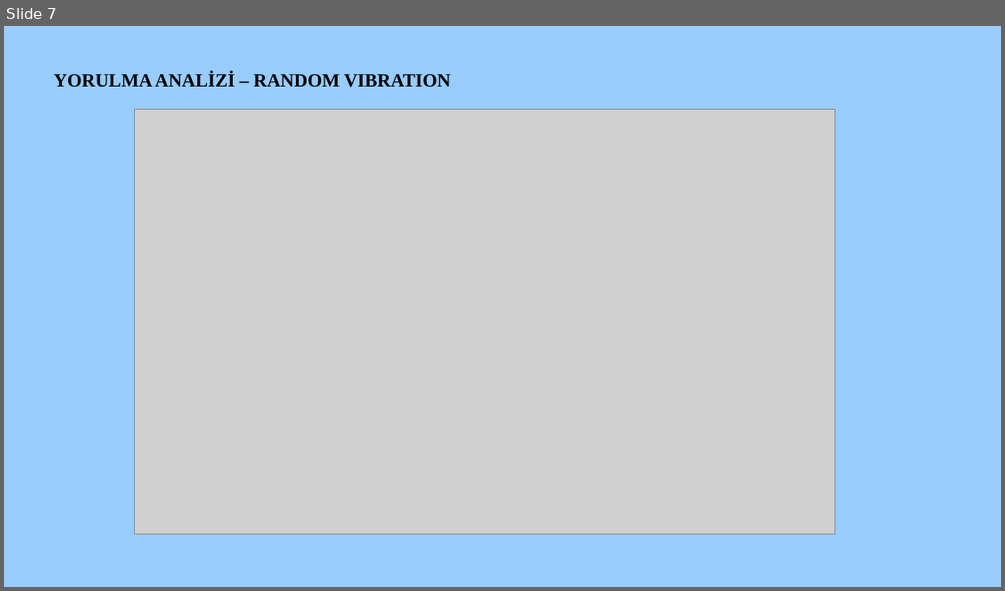
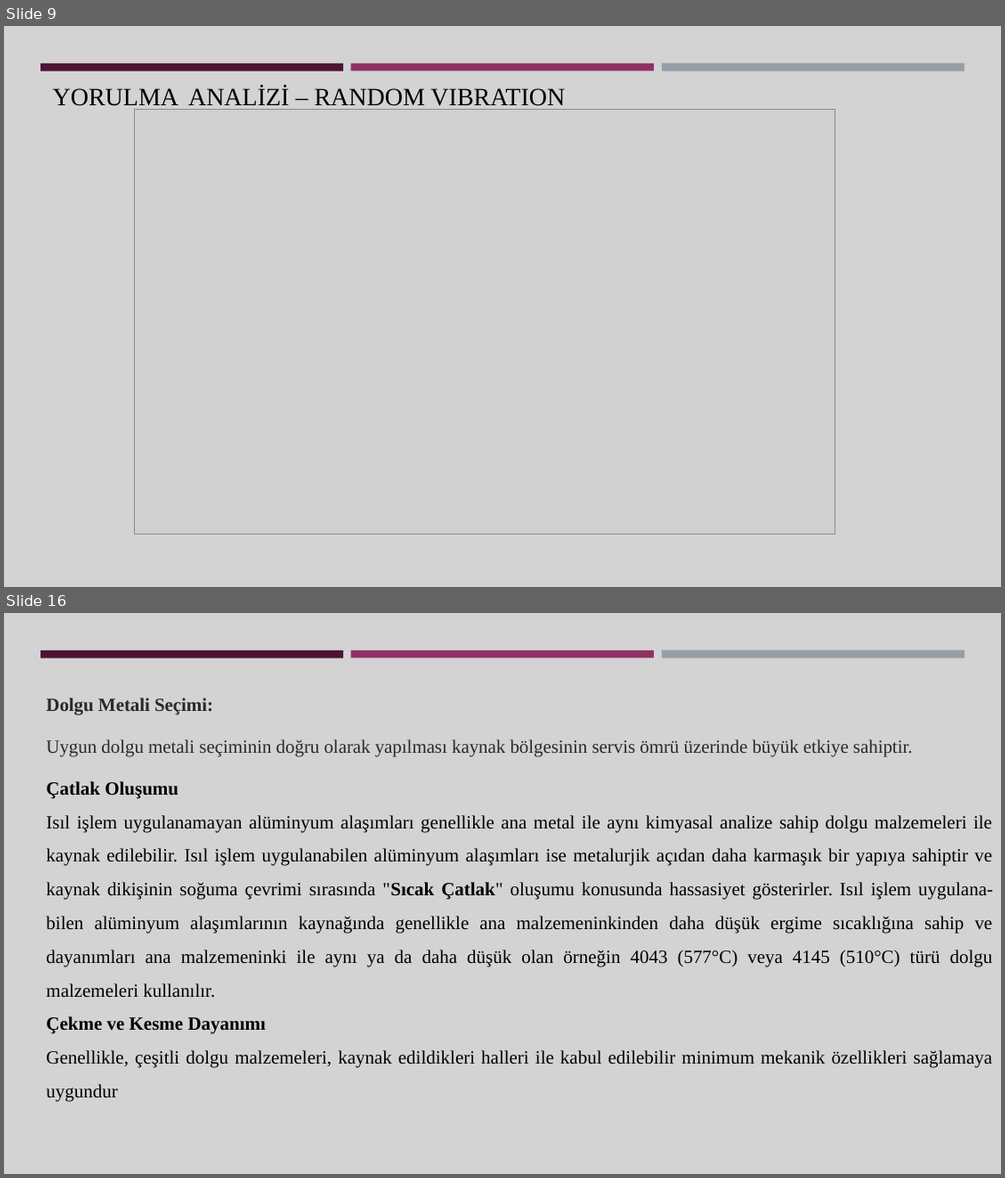
Before and after one commit to Gamze1304/black, a slide deck: Gamze Saçmaözü aselsan sunum.pptx. Shown one above the other, each under a label of ours: slide 7 before the commit, slides 9 and 16 after it; the slides between them are not shown. The pictures are 1005x591 and 1005x1178 pixels, drawn with LibreOffice and Linux fonts; fonts in the diff are those of the drawing; grey boxes stand for pictures. Boxes give left, top, right and bottom in pixels: in the first picture for what was removed or moved away, otherwise in the second. Text is boxed around its words. In the diff, an @@ line names an element or a change of style, - is before the commit and + after.

```diff
--- a/Gamze Saçmaözü aselsan sunum.pptx
+++ b/Gamze Saçmaözü aselsan sunum.pptx
@@ slide 16 added at (x1=4, y1=613, x2=1001, y2=1174), background #D3D3D3; not listed: 3 template elements that a slide beside it also shows @@
@@ text added at (x1=46, y1=698, x2=993, y2=1102), 18 pt, text #000000 @@
+Dolgu Metali Seçimi:
+Uygun dolgu metali seçiminin doğru olarak yapılması kaynak bölgesinin servis ömrü üzerinde büyük etkiye sahiptir.
+Çatlak Oluşumu
+Isıl işlem uygulanamayan alüminyum alaşımları genellikle ana metal ile aynı kimyasal analize sahip dolgu malzemeleri ile kaynak edilebilir. Isıl işlem uygulanabilen alüminyum alaşımları ise metalurjik açıdan daha karmaşık bir yapıya sahiptir ve kaynak dikişinin soğuma çevrimi sırasında "Sıcak Çatlak" oluşumu konusunda hassasiyet gösterirler. Isıl işlem uygulana- bilen alüminyum alaşımlarının kaynağında genellikle ana malzemeninkinden daha düşük ergime sıcaklığına sahip ve dayanımları ana malzemeninki ile aynı ya da daha düşük olan örneğin 4043 (577°C) veya 4145 (510°C) türü dolgu malzemeleri kullanılır.
+Çekme ve Kesme Dayanımı
+Genellikle, çeşitli dolgu malzemeleri, kaynak edildikleri halleri ile kabul edilebilir minimum mekanik özellikleri sağlamaya uygundur
@@ what was slide 7 is now slide 9 @@
@@ slide 9 changed as well @@
@@ background #99CCFF to #D3D3D3 @@
@@ rectangle added at (x1=40, y1=63, x2=343, y2=70), fill #4D1434 @@
@@ text "YORULMA ANALİZİ – RANDOM VIBRATION" moved from (x1=54, y1=71, x2=451, y2=87) to (x1=53, y1=86, x2=565, y2=110) @@
@@ text "YORULMA ANALİZİ – RANDOM VIBRATION" at (x1=53, y1=86, x2=565, y2=110): size 18 to 24 pt, bold off @@
@@ rectangle added at (x1=351, y1=63, x2=654, y2=70), fill #903163 @@
@@ rectangle added at (x1=662, y1=63, x2=964, y2=71), fill #969FA7 @@
```
Also in this commit, not shown: 6 other slides changed, 16 other slides added, 1 slide removed.
